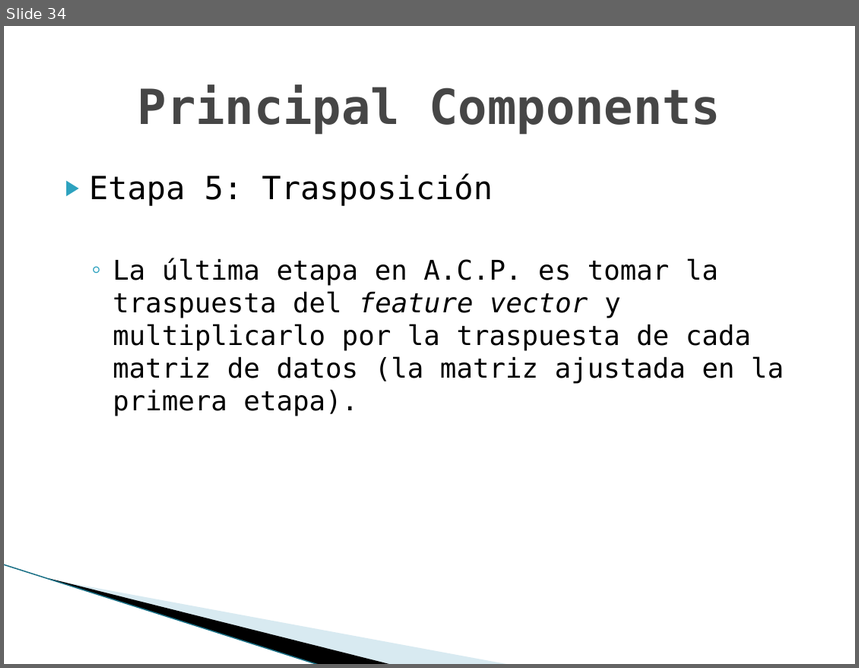
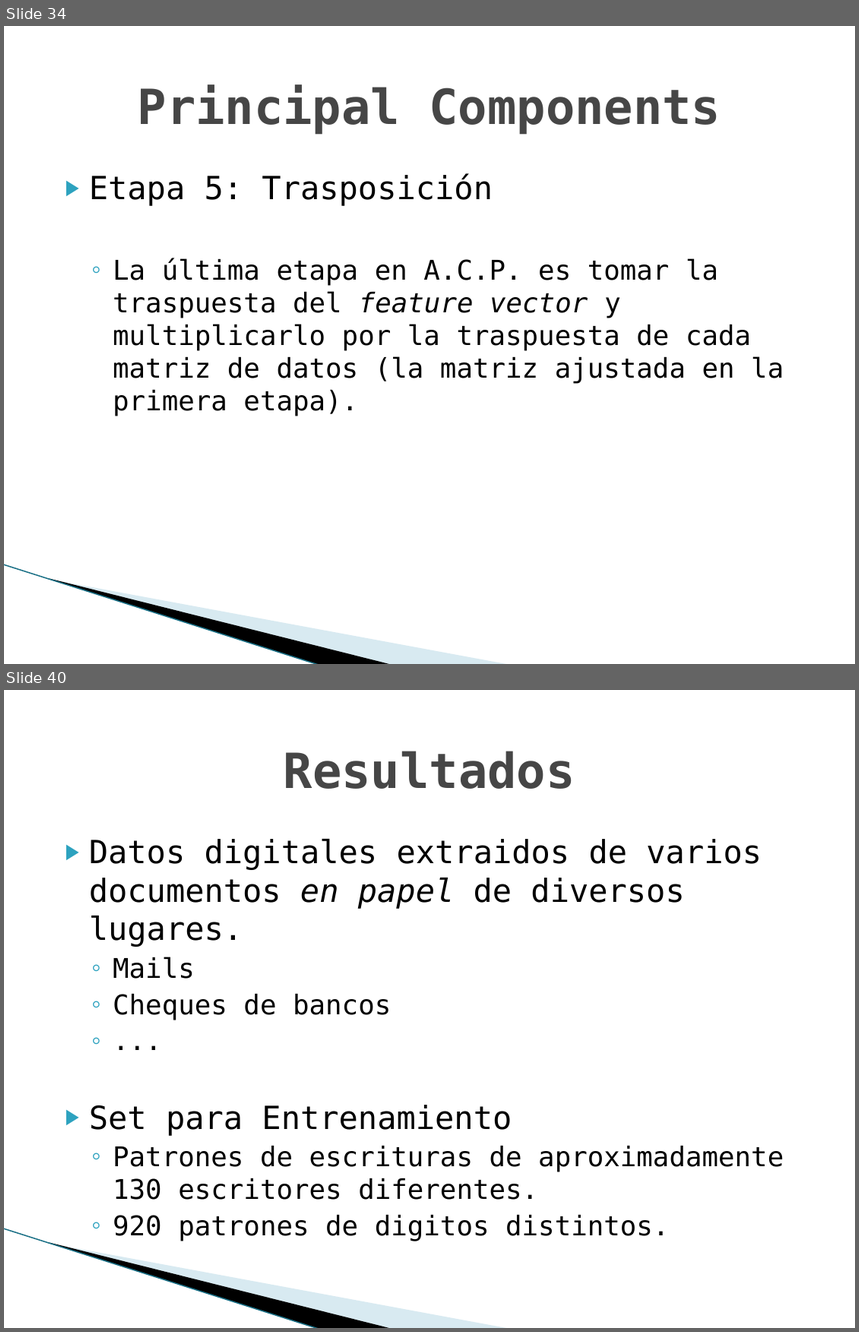
Before and after one commit to TechTinkerer42/TrabajosPracticos, a slide deck: doc/clase/presentacion.pptx. Shown one above the other, each under a label of ours: slide 34 before the commit, slides 34 and 40 after it; the slides between them are not shown. The pictures are 859x668 and 859x1332 pixels, drawn with LibreOffice and Linux fonts; fonts in the diff are those of the drawing; background and template pictures are left out. Boxes give left, top, right and bottom in pixels: in the first picture for what was removed or moved away, otherwise in the second. Text is boxed around its words. In the diff, an @@ line names an element or a change of style, - is before the commit and + after.

```diff
--- a/doc/clase/presentacion.pptx
+++ b/doc/clase/presentacion.pptx
@@ slide 40 added at bbox=[4, 690, 855, 1328], background #FFFFFF; not listed: 3 template elements that a slide beside it also shows @@
@@ title added at bbox=[284, 751, 576, 789], 41 pt, text #464646, bold @@
+Resultados
@@ text added at bbox=[89, 839, 784, 1242], 23 pt, text #000000 @@
+▶ Datos digitales extraidos de varios documentos en papel de diversos lugares.
+  ◦ Mails
+  ◦ Cheques de bancos
+  ◦ ...
+▶ Set para Entrenamiento
+  ◦ Patrones de escrituras de aproximadamente 130 escritores diferentes.
+  ◦ 920 patrones de digitos distintos.
```
Also in this commit, not shown: 3 slides changed, 11 other slides added, 1 slide removed, 5 other files.
